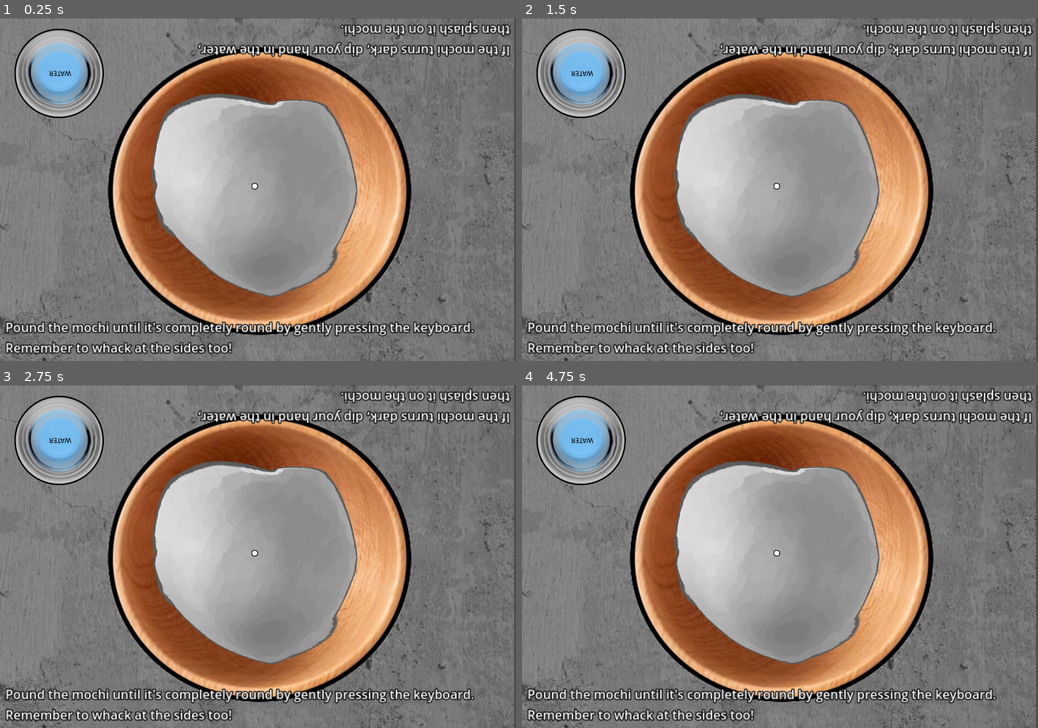
Above: before the commit, frames 1-4 (two rows, left to right).
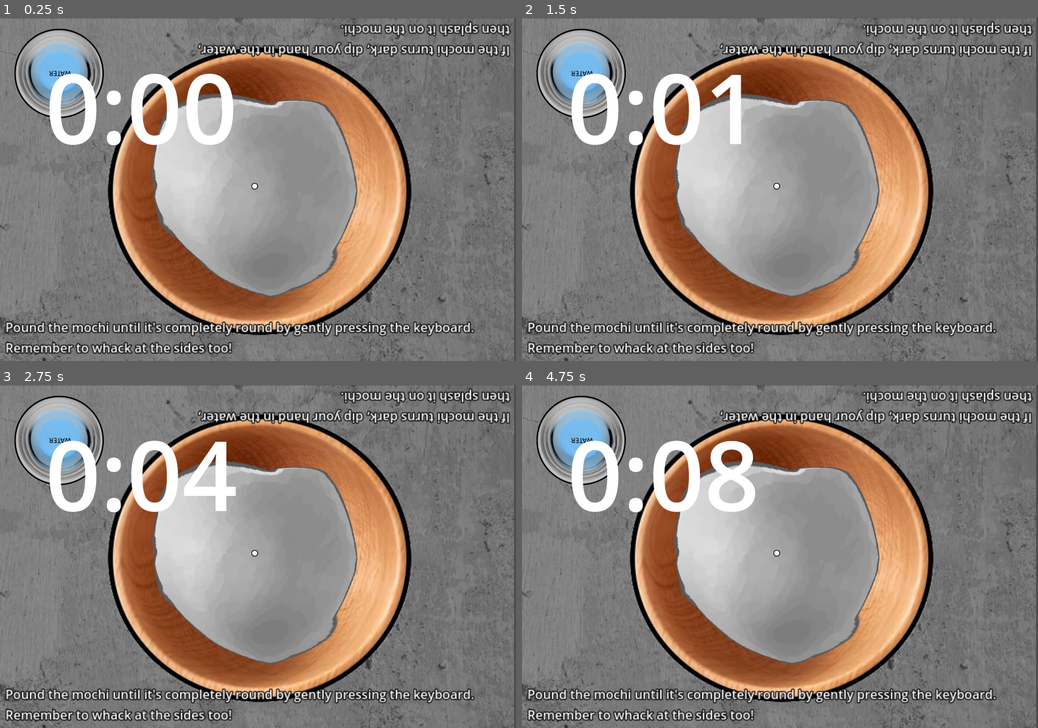
Above: after the commit, the same moments.

Repository: ezchen0001/SuperMochiMakers
Game: Godot game, scene res://game.tscn
The game is run twice, just before and just after one commit, with the same random seed, the same clock (stepped at 60 frames per second) and the same inputs.
Inputs:
- Up to frame 1 (0.25 s): no input
- Up to frame 2 (1.5 s): tap Enter at 0.5 s; hold D 0.53-1.28 s; tap Q at 0.6 s; hold S from 1.28 s (still down); tap E at 1.35 s
- Up to frame 3 (2.75 s): tap Space at 2 s; release S at 2.03 s; hold D from 2.03 s (still down); tap R at 2.1 s
- Up to frame 4 (4.75 s): release D at 2.78 s; hold W 2.78-3.53 s; tap T at 2.85 s; tap Enter at 3.5 s; hold A from 3.53 s (still down); tap Y at 3.6 s; tap U at 4.35 s

The runs differ from the first frame. In frame 1, 3.1% of the frame differs, in the area x 9-46%, y 16-38%; in frame 2, 2.7%; in frame 3, 3.0%; in frame 4, 3.2%.

Commit message:
Began working on timer

Diff:
--- /dev/null
+++ b/Time_Score/score_manager.gd
@@ -0,0 +1,29 @@
+extends Node
+
+var secondsPassed: int
+var minutesPassed: int
+var second_timer
+var time_started = false
+var time_label
+
+func _ready() -> void:
+	secondsPassed = 0;
+	minutesPassed = 0;
+	second_timer = $"1 Sec Timer"
+	time_label = $"Time Label"
+
+func begin_time():
+	second_timer.start()
+
+
+func _on__sec_timer_timeout() -> void:
+	secondsPassed += 1
+	if secondsPassed == 60:
+		secondsPassed = 0
+		minutesPassed += 1
+	var opt_zero: String = "0" if secondsPassed < 10 else ""
+	time_label.set_text(str(minutesPassed, ":", opt_zero, secondsPassed))
+
+
+func stop_time():
+	second_timer.stop()
--- /dev/null
+++ b/Time_Score/score_manager.tscn
@@ -0,0 +1,20 @@
+[gd_scene load_steps=2 format=3 uid="uid://cqi7neen0jyjt"]
+
+[ext_resource type="Script" path="res://Time_Score/score_manager.gd" id="1_qatvg"]
+
+[node name="Score Manager" type="Node"]
+script = ExtResource("1_qatvg")
+
+[node name="1 Sec Timer" type="Timer" parent="."]
+wait_time = 0.5
+
+[node name="Time Label" type="Label" parent="."]
+z_index = 4
+offset_left = -956.0
+offset_top = -665.0
+offset_right = -80.0
+offset_bottom = -63.0
+theme_override_font_sizes/font_size = 441
+text = "0:00"
+
+[connection signal="timeout" from="1 Sec Timer" to="." method="_on__sec_timer_timeout"]
--- a/game.tscn
+++ b/game.tscn
@@ -11,6 +11,7 @@
 [ext_resource type="Texture2D" uid="uid://0lsume0crb5w" path="res://mochi.png" id="7_vstma"]
 [ext_resource type="AudioStream" uid="uid://xwg8qs4ay3ea" path="res://success.wav" id="8_an20p"]
 [ext_resource type="AudioStream" uid="uid://cxh4kmlh3o8x" path="res://splash.wav" id="9_n43dg"]
+[ext_resource type="PackedScene" uid="uid://cqi7neen0jyjt" path="res://Time_Score/score_manager.tscn" id="12_df6i4"]
 
 [sub_resource type="CircleShape2D" id="CircleShape2D_re0uv"]
 radius = 128.52
@@ -164,3 +165,8 @@
 theme_override_constants/outline_size = 5
 text = "If the mochi turns dark, dip your hand in the water,
 then splash it on the mochi."
+
+[node name="Score Manager" parent="." instance=ExtResource("12_df6i4")]
+
+[connection signal="first_hit" from="World/WoodBowl" to="Score Manager" method="begin_time"]
+[connection signal="win" from="World/WoodBowl" to="Score Manager" method="stop_time"]
--- a/wood_bowl.gd
+++ b/wood_bowl.gd
@@ -1,8 +1,12 @@
 extends Node2D
+
+signal first_hit
+signal win
 
 @onready var _poly = $MochiPoly
 @onready var _label = $Label
 var original_pos = []
+var started = false
 # Called when the node enters the scene tree for the first time.
 func _ready() -> void:
 	key_pos_map = generate_key_pos_map()
@@ -27,6 +31,11 @@
 	pound_tween.tween_property($Impact, "modulate", Color.TRANSPARENT, 0.3)
 	$Whack.play()
 	print(abs(get_parent().get_node("Hand/Center").position.x-x))
+	if not started:
+		started = true
+		first_hit.emit()
+
+	# Hand hitting logic (for time penalty)
 	if abs(get_parent().get_node("Hand/Center").position.x-x) < POUND_RADIUS:
 		get_parent().get_node("Hand").color = Color.RED
 		if hurt_tween:
@@ -49,9 +58,11 @@
 	if not _label.visible and is_goal_reached():
 		$Success.play()
 		_label.visible = true
+		win.emit()
 		await get_tree().create_timer(5).timeout
 		_randomize()
 		_label.visible = false
+
 
 	pass
 var win_seq = true
Not shown: 1 places in game.tscn that only renumber resources
